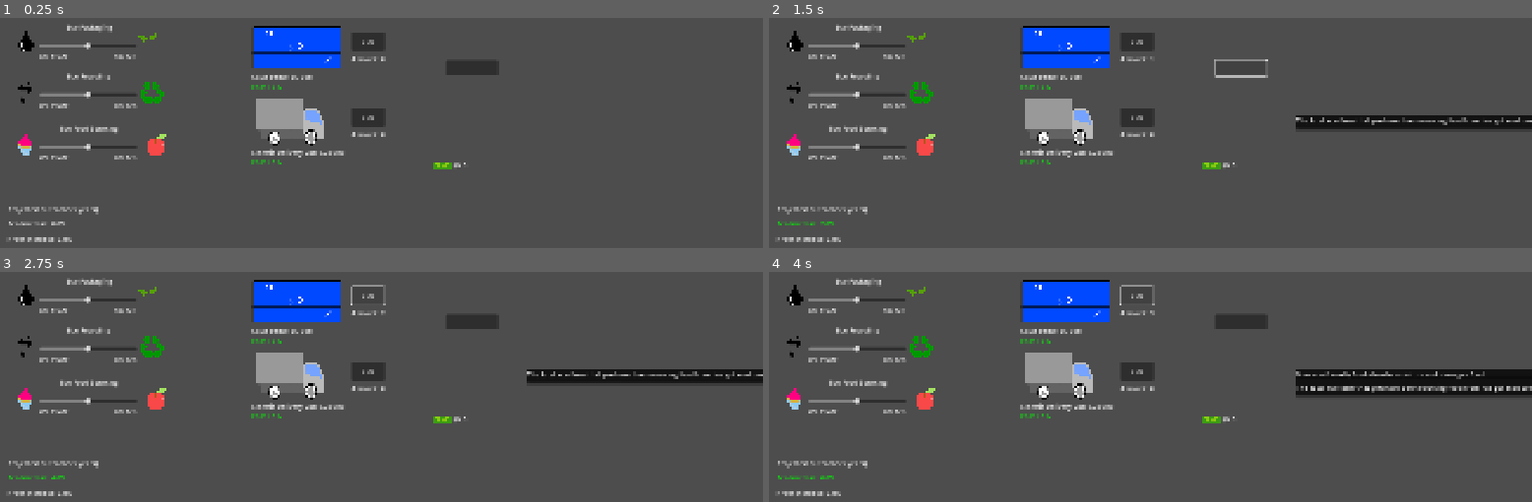
Above: before the commit, frames 1-4 (two rows, left to right).
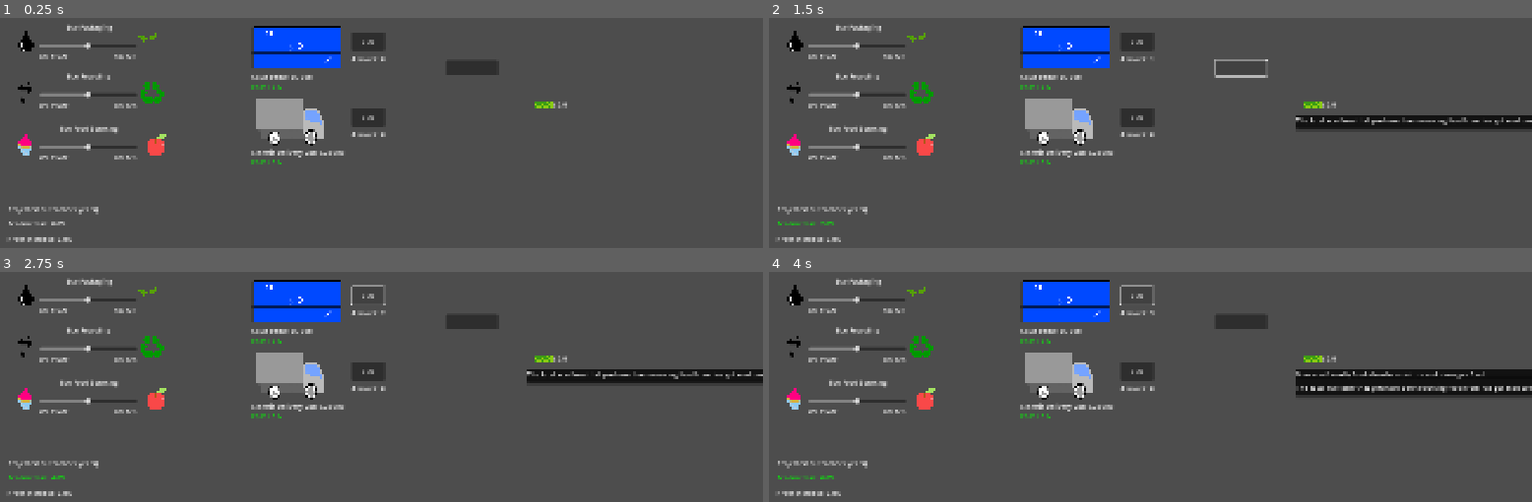
Above: after the commit, the same moments.

Repository: theresaaung/HACKATHON
Game: Godot game, scene res://scenes/main.tscn
The game is run twice, just before and just after one commit, with the same random seed, the same clock (stepped at 60 frames per second) and the same inputs.
Inputs (mouse positions are in pixels of both pictures, inside the frame that each line leads up to):
- Up to frame 1 (0.25 s): no input
- Up to frame 2 (1.5 s): click "BUY" at 0.5 s; click (1242, 68) at 1.27 s
- Up to frame 3 (2.75 s): click "BUY" at 2 s
- Up to frame 4 (4 s): click (1242, 322) at 2.77 s; click "BUY" at 3.5 s

The runs differ from the first frame. In frame 1, 0.2% of the frame differs, in the area x 56-75%, y 36-66%; in frame 2, 0.2%; in frame 3, 0.2%; in frame 4, 0.2%.

Commit message:
Update main.tscn

Diff:
--- a/company-net-zero-sim/scenes/main.tscn
+++ b/company-net-zero-sim/scenes/main.tscn
@@ -61,4 +61,4 @@
 position = Vector2(1330, 461)
 
 [node name="MoneyCounter" parent="." instance=ExtResource("9_85g3d")]
-position = Vector2(1164, 650)
+position = Vector2(1409, 502)
